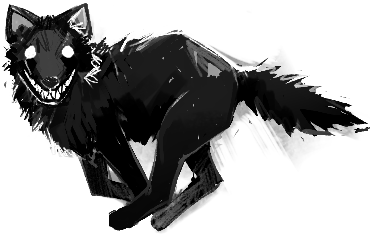
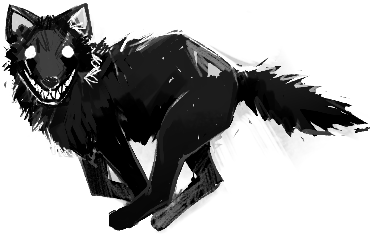
Comparing the layer stacks of the two 370 x 235 images. Changes:
"Layer 1": opacity 40% → 20% over [7, 6, 362, 234]
